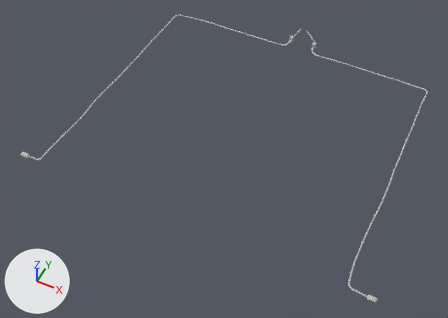
Two versions of the FBX model Assets/Resources/Models/cableIndicator.fbx, one commit apart.
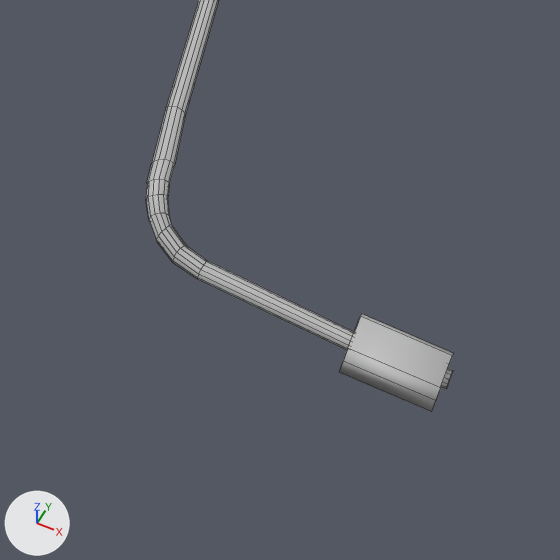
The first picture shows the older version from a 50 mm lens placed at (0.0751, -0.1908, 0.2433), pointed at (-0.0013, -0.0379, 0.0522). The close-ups show both versions on the part from 75% to 87% of the width and 83% to 100% of the height of that picture; other places that the commit changed are outside them. Lighting does not change. The marker at lower left points along +X, +Y and +Z. The close-ups show mesh edges as thin lines. Where no turn or scale is listed for an object, it has been applied to the vertices.
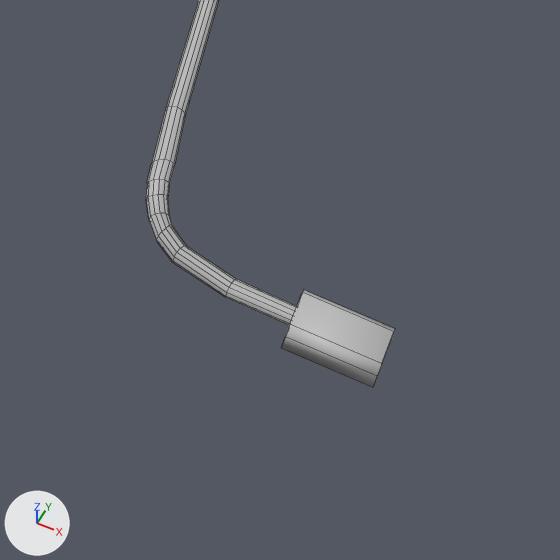
What differs and where, as boxes [x1, y1, x2, y2] in the close-ups (560 x 560 px; the box of a moved part takes in the faces that stretch with it):
'pCube52', reshaped
    before: [146, 0, 453, 412]
    after: [146, 0, 395, 387]
part 1 of me_mesh_001, moved or reshaped
    before: [339, 314, 453, 412]
    after: [282, 290, 395, 387]
part 2 of me_mesh_001, cut back
    before: [173, 246, 453, 389]
    after: [173, 246, 297, 325]

Edits to the bpy script that builds the scene:
```text
Change me_mesh_001:
    used by ob_pcube52; location = (0.03869, -0.01992, 0.06509)
    remove me_mesh_001.from_pydata(...)  # 555 vertices, 541 faces; spans x -0.0361..0.0361, y -0.0602..0.0602, z -0.003..0.003
    add me_mesh_001.from_pydata(...)  # 542 vertices, 517 faces; spans x -0.0361..0.034, y -0.0602..0.0602, z -0.003..0.003
    me_mesh_001 part 1: the loose piece of 12 vertices spanning x 0.0329..0.0359, y -0.0602..-0.0583, z -0.003..-0.0019 is moved by (-0.0019, 0.0, 0.0)
    me_mesh_001 part 2
    13 vertices are removed from x 0.036..0.0361, y -0.0594..-0.0588, z -0.0028..-0.0022
    24 faces are deleted
    7 vertices in x 0.0279..0.028, y -0.0596..-0.059, z -0.002..-0.0015 move by (0.001, 0.0, -0.0004)
    4 vertices in x 0.0279..0.028, y -0.0597..-0.059, z -0.0021..-0.0015 move by (0.001, 0.0, -0.0003)
    1 vertex moves from x 0.028, y -0.059, z -0.0019 to x 0.0289, y -0.059, z -0.0023
```
